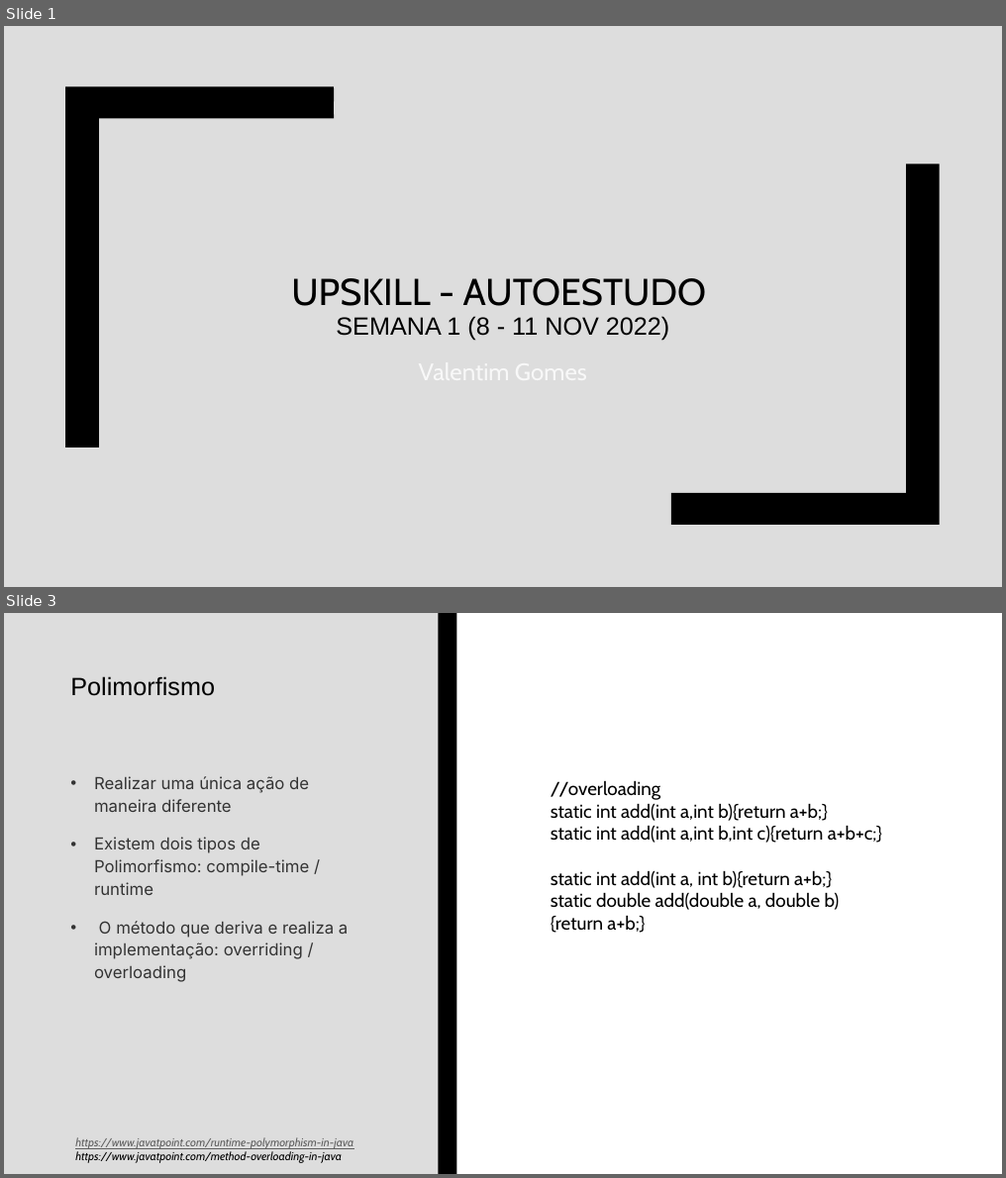
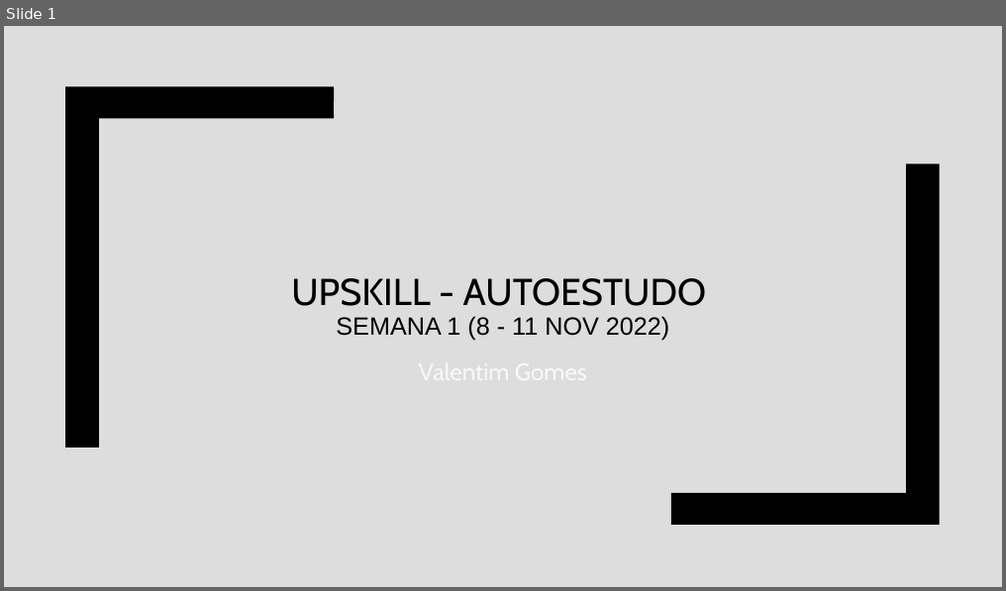
Before and after one commit to wlgomes/upskill-nov22, a slide deck: UPSKILL - AutoestudoS1_valentimgomes.pptx. Shown one above the other, each under a label of ours: slides 1 and 3 before the commit, slide 1 after it; the slides between them are not shown. The pictures are 1006x1178 and 1006x591 pixels, drawn with LibreOffice and Linux fonts; fonts in the diff are those of the drawing. Boxes give left, top, right and bottom in pixels: in the first picture for what was removed or moved away, otherwise in the second. Text is boxed around its words. In the diff, an @@ line names an element or a change of style, - is before the commit and + after.

```diff
--- a/UPSKILL - AutoestudoS1_valentimgomes.pptx
+++ b/UPSKILL - AutoestudoS1_valentimgomes.pptx
@@ slide 3 removed at <box>4,613,1002,1174</box>, background #FFFFFF @@
@@ rectangle removed at <box>4,613,439,1174</box> @@
@@ rectangle removed at <box>439,613,456,1174</box> @@
@@ title removed at <box>70,676,215,696</box> @@
-Polimorfismo
@@ text removed at <box>94,776,348,982</box> @@
-• Realizar uma única ação de maneira diferente
-• Existem dois tipos de Polimorfismo: compile-time / runtime
-• O método que deriva e realiza a implementação: overriding / overloading
@@ text removed at <box>550,780,882,933</box> @@
-//overloading
-static int add(int a,int b){return a+b;}
-static int add(int a,int b,int c){return a+b+c;}
-static int add(int a, int b){return a+b;}
-static double add(double a, double b){return a+b;}
@@ text removed at <box>75,1138,353,1163</box> @@
-https://www.javatpoint.com/runtime-polymorphism-in-java
-https://www.javatpoint.com/method-overloading-in-java
```
Also in this commit, not shown: 7 slides changed, 6 slides added, 9 other files.
